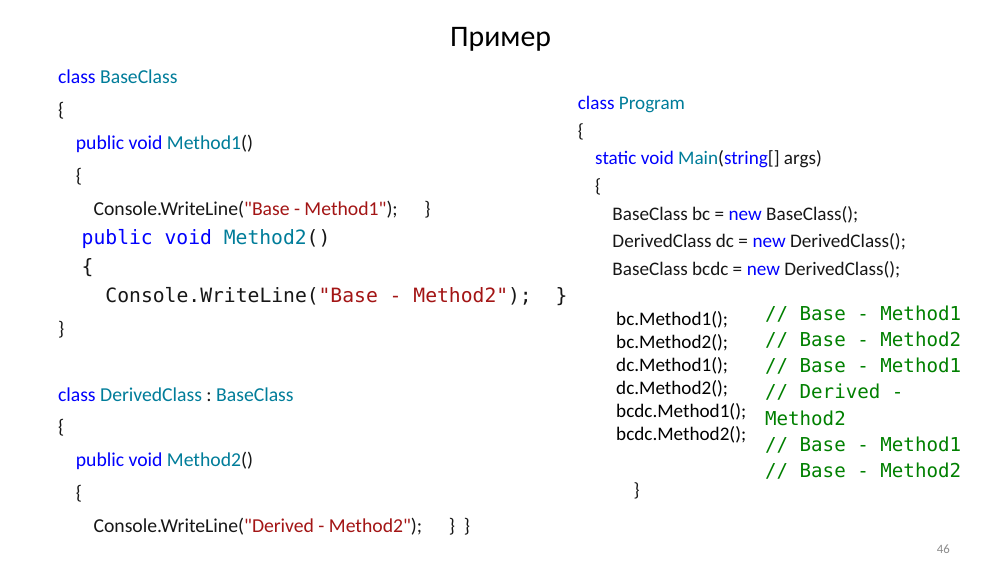
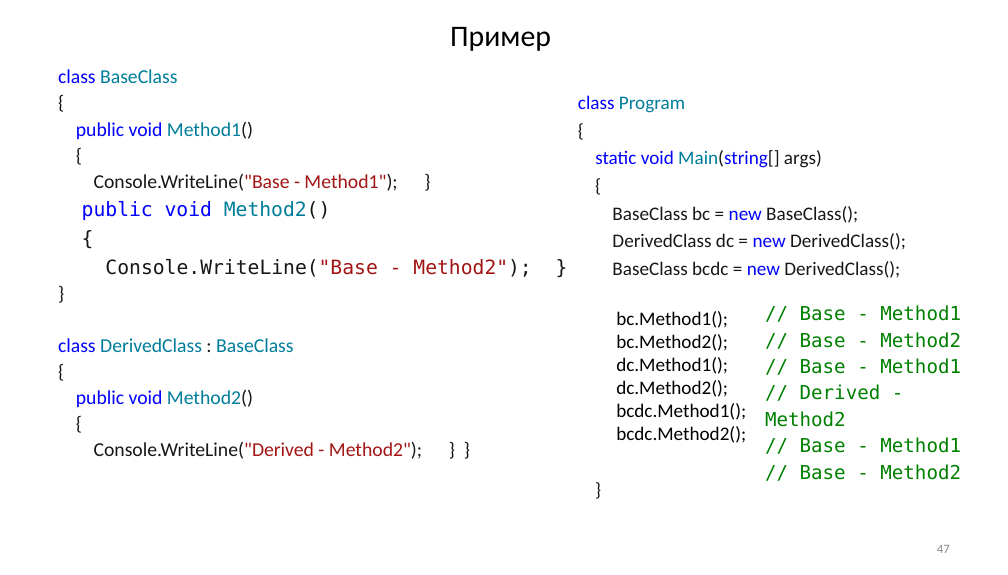
Before and after one commit to Mrztv/KRSU, a slide deck: slide 47 of 2026/ООП/Хмелева/ООП2.pptx (slide 46 before the commit). Drawn at 1008x575 pixels with LibreOffice and Linux fonts; fonts in the diff are those of the drawing. Boxes give left, top, right and bottom in pixels: in the first picture for what was removed or moved away, otherwise in the second. Text is boxed around its words. In the diff, an @@ line names an element or a change of style, - is before the commit and + after.

```diff
--- a/2026/ООП/Хмелева/ООП2.pptx
+++ b/2026/ООП/Хмелева/ООП2.pptx
@@ text "class BaseClass" at (58, 69, 531, 459): less space between paragraphs @@
@@ page number at (937, 545, 950, 553): text changed @@
-46
+47
```
Also in this commit, not shown: 89 other slides changed, 1 slide added, 19 other files.
